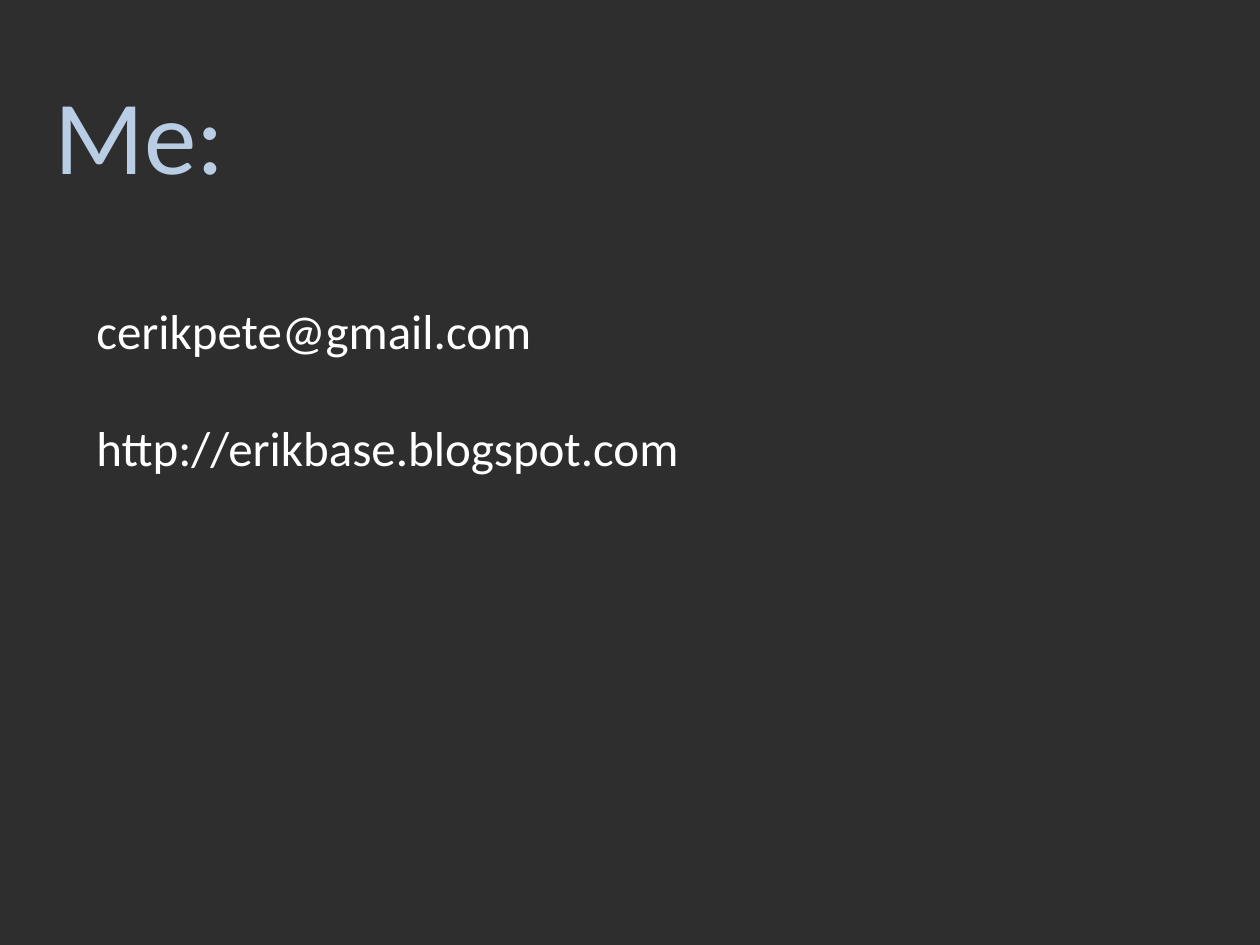
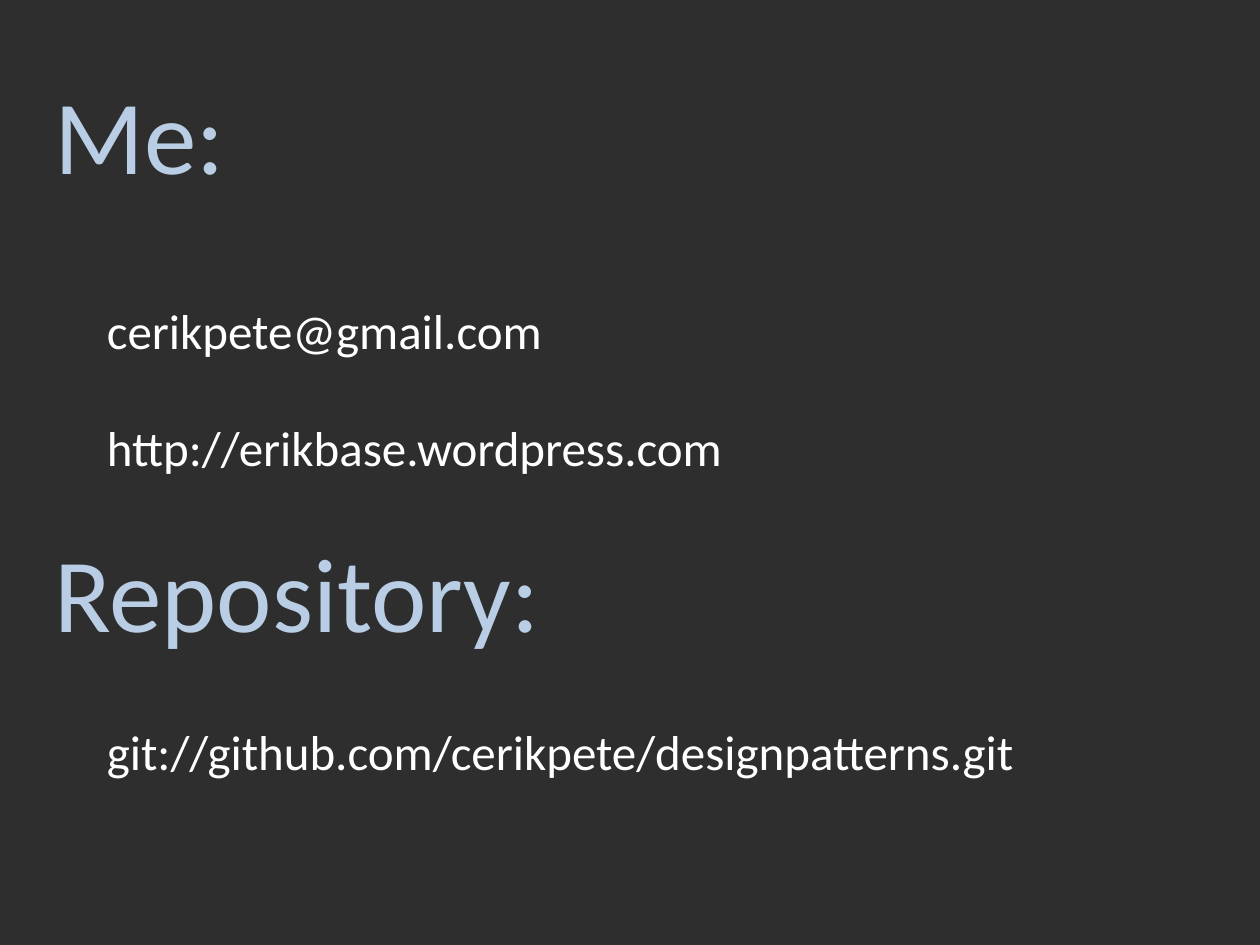
Before and after one commit to cerikpete/designpatterns, a slide deck: slide 37 of docs/Patterns.pptx. Drawn at 1260x945 pixels with LibreOffice and Linux fonts; fonts in the diff are those of the drawing. Boxes give left, top, right and bottom in pixels: in the first picture for what was removed or moved away, otherwise in the second. Text is boxed around its words. In the diff, an @@ line names an element or a change of style, - is before the commit and + after.

```diff
--- a/docs/Patterns.pptx
+++ b/docs/Patterns.pptx
@@ text "cerikpete@gmail.com" moved from (x1=96, y1=315, x2=678, y2=475) to (x1=107, y1=315, x2=722, y2=474) @@
@@ text at (x1=107, y1=432, x2=722, y2=474): text changed @@
-http://erikbase.blogspot.com
+http://erikbase.wordpress.com
@@ text added at (x1=54, y1=560, x2=539, y2=649), 60 pt, text #B9CDE5 @@
+Repository:
@@ text added at (x1=107, y1=736, x2=1013, y2=779), 28 pt, text #FFFFFF @@
+git://github.com/cerikpete/designpatterns.git
```
Also in this commit, not shown: 5 other files.
